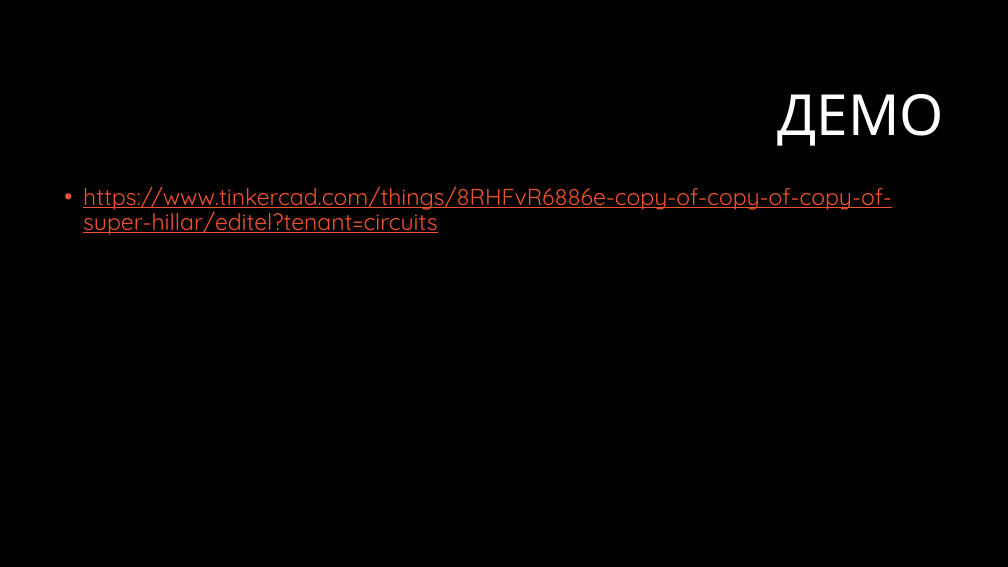
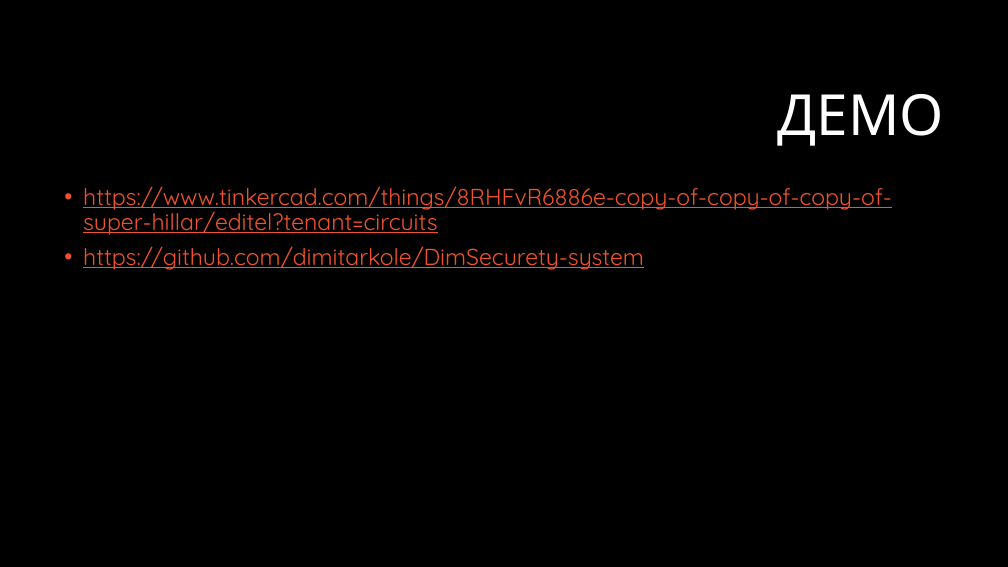
Before and after one commit to dimitarkole/DimSecurity-system, a slide deck: slide 8 of DimSecurity.pptx (slide 7 before the commit). Drawn at 1008x567 pixels with LibreOffice and Linux fonts; fonts in the diff are those of the drawing; background and template pictures are left out. Boxes give left, top, right and bottom in pixels: in the first picture for what was removed or moved away, otherwise in the second. Text is boxed around its words. In the diff, an @@ line names an element or a change of style, - is before the commit and + after.

```diff
--- a/DimSecurity.pptx
+++ b/DimSecurity.pptx
@@ text at (83,246,644,270): paragraph added @@
+• https://github.com/dimitarkole/DimSecurety-system
```
Also in this commit, not shown: 1 slide added, 1 other file.
